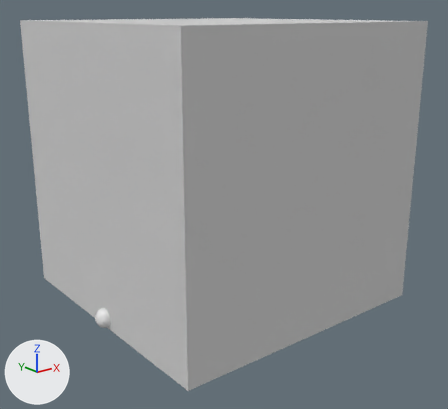
What one commit did to the Blender file android/assets/model/inside_level4_chair.blend.
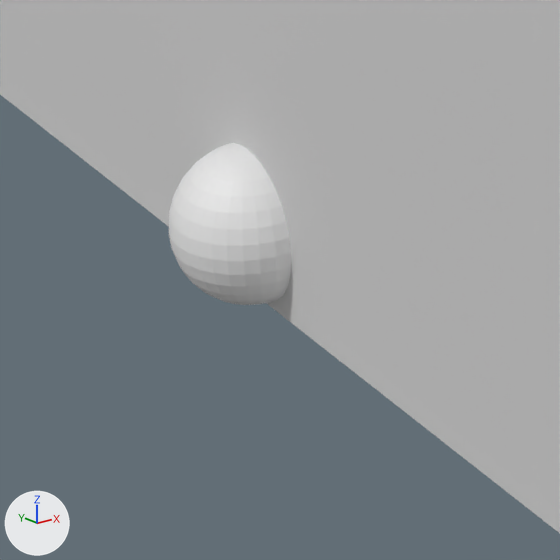
Each version appears first whole from a 50 mm lens placed at (-39.4, -50.6, 30.0), pointed at (1.2, 0.3, 9.7), and next in a close-up on the part from 17% to 32% of the width and 71% to 88% of the height. Lighting does not change. The marker at lower left points along +X, +Y and +Z.

Names of what the first close-up shows: 'Sphere.002', 'skybox'.
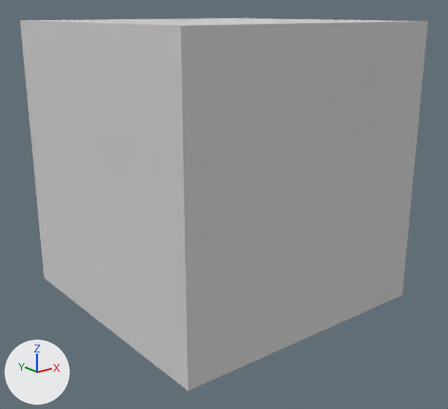
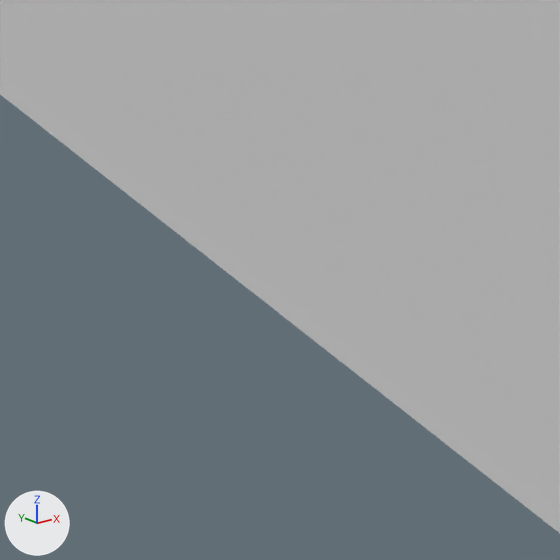
Where the change shows, as pixel boxes (x1, y1, x2, y2) in the close-ups (560 x 560 px):
'Sphere.002', deleted
    before: (169, 143, 291, 305)

The change, as a diff of the scene's bpy script:
```diff
--- a/android/assets/model/inside_level4_chair.blend.py
+++ b/android/assets/model/inside_level4_chair.blend.py
@@ ob_sphere_002 @@
-ob_sphere_002 = bpy.data.objects.new('Sphere.002', me_sphere)
-ob_sphere_002.location = (-14.0, 0.0, 1.0)
```
